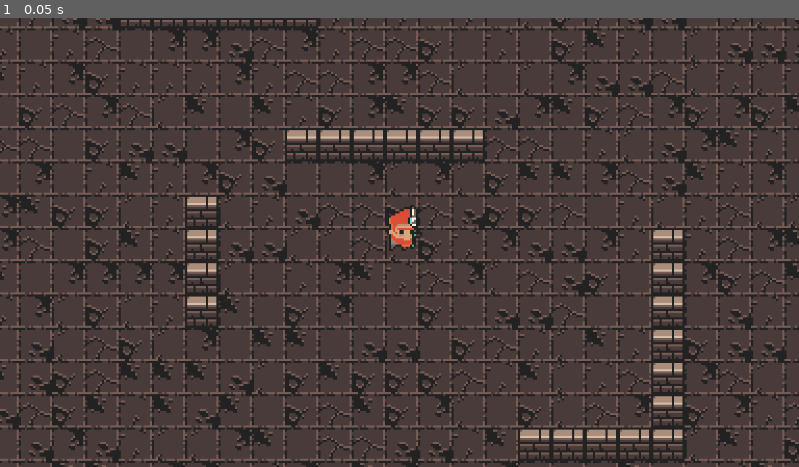
Above: before the commit, frame 1.
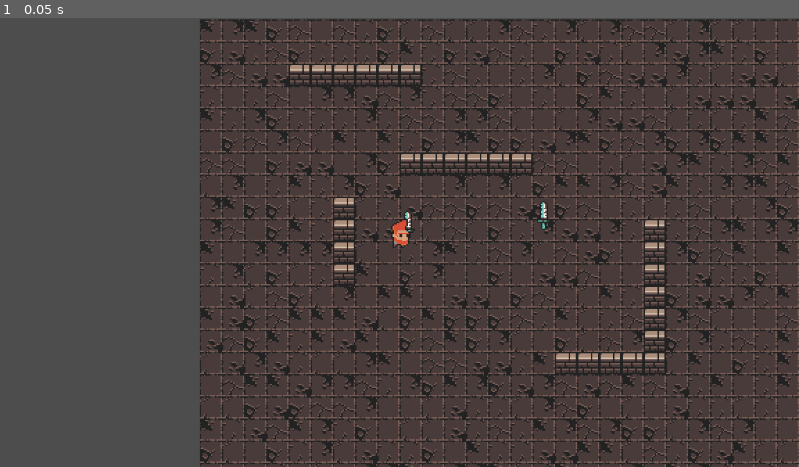
Above: after the commit, the same moment.

Repository: 2BytesGoat/godot-ai
Game: Godot game, scene res://world.tscn
Two runs of this game, one before a commit and one after it. Both use one fixed random seed, a clock stepped at 60 frames per second and the inputs below.
Inputs:
- Up to frame 1 (0.05 s): no input

The runs differ from the first frame. In frame 1, 40% of the frame differs, in the area x 0-100%, y 0-100%.

Commit message:
add logic for pickup

Diff:
--- a/cursor_handler.gd
+++ b/cursor_handler.gd
@@ -2,11 +2,21 @@
 
 @onready var default = preload("res://assets/ui/cursor/hand_small_point.png")
 @onready var ally_cursor = preload("res://assets/ui/cursor/green_hand_small_point.png")
+@onready var pickup_cursor = preload("res://assets/ui/cursor/hand_small_open.png")
+
+var is_unit_selected = false
 
 
+func _on_object_is_mouse_hovered(state: bool, object: Node2D) -> void:
+	if state:
+		if is_unit_selected and object is Weapon:
+			Input.set_custom_mouse_cursor(pickup_cursor)
+		elif object is Unit:
+			Input.set_custom_mouse_cursor(ally_cursor)
 
-func _on_player_is_mouse_hovered(state: Variant) -> void:
-	if state:
-		Input.set_custom_mouse_cursor(ally_cursor)
 	else:
 		Input.set_custom_mouse_cursor(default)
+
+
+func _on_player_is_mouse_selected(state: bool) -> void:
+	is_unit_selected = state
--- /dev/null
+++ b/src/components/command_pickup.gd
@@ -0,0 +1,14 @@
+class_name CommandPickup
+extends Command
+
+
+class Params:
+	var object: Node2D
+
+	func _init(new_object: Node2D) -> void:
+		self.object = new_object
+
+
+func execute(unit: Unit, data: Object = null) -> void:
+	if data is Params:
+		unit.pickup_object(data.object)
--- a/src/components/controller_unit.gd
+++ b/src/components/controller_unit.gd
@@ -5,6 +5,7 @@
 
 var command_move := CommandMove.new()
 var command_attack := CommandAttack.new()
+var command_pickup := CommandPickup.new()
 
 
 func _init(new_unit: Unit) -> void:
--- a/src/items/weapon.gd
+++ b/src/items/weapon.gd
@@ -1,10 +1,28 @@
+class_name Weapon
 extends Node2D
 
 @onready var animation_payer: AnimationPlayer = $AnimationPlayer
+
+var is_hovered: bool = false
+var is_selected: bool = false
+
+signal is_mouse_hovered(state: bool, object: Node2D)
+
 
 
 func start_attack():
 	animation_payer.play("Attack")
 
+
 func stop_attack():
 	animation_payer.play("RESET")
+
+
+func _on_hurtbox_mouse_entered() -> void:
+	is_hovered = true
+	is_mouse_hovered.emit(true, self)
+
+
+func _on_hurtbox_mouse_exited() -> void:
+	is_hovered = false
+	is_mouse_hovered.emit(false, self)
--- a/src/items/weapon.tscn
+++ b/src/items/weapon.tscn
@@ -10,6 +10,9 @@
 [sub_resource type="RectangleShape2D" id="RectangleShape2D_wtyfs"]
 size = Vector2(10, 18)
 
+[sub_resource type="RectangleShape2D" id="RectangleShape2D_2xrap"]
+size = Vector2(10, 25)
+
 [sub_resource type="Animation" id="Animation_mh547"]
 resource_name = "Attack"
 length = 0.4
@@ -17,34 +20,22 @@
 tracks/0/type = "value"
 tracks/0/imported = false
 tracks/0/enabled = true
-tracks/0/path = NodePath(".:position")
+tracks/0/path = NodePath(".:rotation")
 tracks/0/interp = 1
 tracks/0/loop_wrap = true
 tracks/0/keys = {
-"times": PackedFloat32Array(0, 0.1, 0.2, 0.3, 0.4),
-"transitions": PackedFloat32Array(1, 1, 1, 1, 1),
+"times": PackedFloat32Array(0, 0.1, 0.2, 0.4),
+"transitions": PackedFloat32Array(1, 1, 1, 1),
 "update": 0,
-"values": [Vector2(6, -13), Vector2(13, -13), Vector2(15, 5), Vector2(15, -6), Vector2(7, -12)]
+"values": [0.0, 0.610865, 2.35619, 0.0]
 }
 tracks/1/type = "value"
 tracks/1/imported = false
 tracks/1/enabled = true
-tracks/1/path = NodePath(".:rotation")
+tracks/1/path = NodePath("Hitbox/CollisionShape2D:disabled")
 tracks/1/interp = 1
 tracks/1/loop_wrap = true
 tracks/1/keys = {
-"times": PackedFloat32Array(0, 0.1, 0.2, 0.3, 0.4),
-"transitions": PackedFloat32Array(1, 1, 1, 1, 1),
-"update": 0,
-"values": [0.0, 0.436332, 2.0944, 1.0472, 0.0]
-}
-tracks/2/type = "value"
-tracks/2/imported = false
-tracks/2/enabled = true
-tracks/2/path = NodePath("Hitbox/CollisionShape2D:disabled")
-tracks/2/interp = 1
-tracks/2/loop_wrap = true
-tracks/2/keys = {
 "times": PackedFloat32Array(0.1, 0.4),
 "transitions": PackedFloat32Array(1, 1),
 "update": 1,
@@ -56,34 +47,22 @@
 tracks/0/type = "value"
 tracks/0/imported = false
 tracks/0/enabled = true
-tracks/0/path = NodePath(".:position")
+tracks/0/path = NodePath(".:rotation")
 tracks/0/interp = 1
 tracks/0/loop_wrap = true
 tracks/0/keys = {
 "times": PackedFloat32Array(0),
 "transitions": PackedFloat32Array(1),
 "update": 0,
-"values": [Vector2(6, -13)]
+"values": [0.0]
 }
 tracks/1/type = "value"
 tracks/1/imported = false
 tracks/1/enabled = true
-tracks/1/path = NodePath(".:rotation")
+tracks/1/path = NodePath("Hitbox/CollisionShape2D:disabled")
 tracks/1/interp = 1
 tracks/1/loop_wrap = true
 tracks/1/keys = {
-"times": PackedFloat32Array(0),
-"transitions": PackedFloat32Array(1),
-"update": 0,
-"values": [0.0]
-}
-tracks/2/type = "value"
-tracks/2/imported = false
-tracks/2/enabled = true
-tracks/2/path = NodePath("Hitbox/CollisionShape2D:disabled")
-tracks/2/interp = 1
-tracks/2/loop_wrap = true
-tracks/2/keys = {
 "times": PackedFloat32Array(0),
 "transitions": PackedFloat32Array(1),
 "update": 1,
@@ -97,20 +76,33 @@
 }
 
 [node name="Weapon" type="Node2D"]
-z_index = -1
 script = ExtResource("1_2xrap")
 
 [node name="Sprite2D" type="Sprite2D" parent="."]
+position = Vector2(0, -14)
 texture = SubResource("AtlasTexture_wqrgh")
 
 [node name="Hitbox" type="Area2D" parent="."]
+position = Vector2(0, -14)
 
 [node name="CollisionShape2D" type="CollisionShape2D" parent="Hitbox"]
 position = Vector2(0, 1)
 shape = SubResource("RectangleShape2D_wtyfs")
 disabled = true
 
+[node name="Hurtbox" type="Area2D" parent="."]
+position = Vector2(0, -14)
+collision_layer = 8
+collision_mask = 0
+
+[node name="CollisionShape2D" type="CollisionShape2D" parent="Hurtbox"]
+position = Vector2(0, 4.5)
+shape = SubResource("RectangleShape2D_2xrap")
+
 [node name="AnimationPlayer" type="AnimationPlayer" parent="."]
 libraries = {
 &"": SubResource("AnimationLibrary_ct56y")
 }
+
+[connection signal="mouse_entered" from="Hurtbox" to="." method="_on_hurtbox_mouse_entered"]
+[connection signal="mouse_exited" from="Hurtbox" to="." method="_on_hurtbox_mouse_exited"]
--- a/src/player/controller_human.gd
+++ b/src/player/controller_human.gd
@@ -1,13 +1,62 @@
 class_name ControllerHuman
 extends ControllerUnit
+
+var commands_buffer = []
+
+class CommandWrapper:
+	var command
+	var params
+
+	func _init(_command, _params):
+		command = _command
+		params = _params
+
+	func execute(unit):
+		command.execute(unit, params)
+
+
+func _ready() -> void:
+	unit.action_done.connect(_on_action_done)
 
 
 func _input(event: InputEvent) -> void:
 	if event.is_action_released("mouse_right"):
+		commands_buffer = []
+		if unit.is_doing_action():
+			unit.reset()
+
 		var mouse_position = get_global_mouse_position()
 		var navigation_path = TilemapService.get_path_to_global_position(unit.global_position, mouse_position)
 		command_move.execute(unit, CommandMove.Params.new(navigation_path))
+
+		var object = _get_object_under_mouse(mouse_position)
+		if object != null:
+			commands_buffer.append(CommandWrapper.new(command_pickup, CommandPickup.Params.new(object)))
+
 	if event.is_action_pressed("ui_accept"):
+		commands_buffer = []
+		if unit.is_doing_action():
+			unit.reset()
+
 		var mouse_position = get_global_mouse_position()
 		var target_position = TilemapService.get_closest_tile_global_position(mouse_position)
 		command_attack.execute(unit, CommandAttack.Params.new(target_position))
+
+
+func _get_object_under_mouse(mouse_position: Vector2):
+	var space_state = get_world_2d().direct_space_state
+	var query = PhysicsPointQueryParameters2D.new()
+	query.position = mouse_position
+	query.collide_with_areas = true
+	query.collide_with_bodies = true
+	query.collision_mask = 8 # This means pickable object
+
+	var results = space_state.intersect_point(query, 1)
+	if len(results) > 0:
+		return results[0].collider.owner
+	return null
+
+
+func _on_action_done():
+	if len(commands_buffer) > 0:
+		commands_buffer.pop_front().execute(unit)
--- a/src/unit/state_attack.gd
+++ b/src/unit/state_attack.gd
@@ -4,6 +4,7 @@
 
 func enter(_msg := {}) -> void:
 	owner.play_animation(self.name)
+	owner.send_state_update()
 
 
 func on_attack_ended() -> void:
--- a/src/unit/state_idle.gd
+++ b/src/unit/state_idle.gd
@@ -4,3 +4,4 @@
 
 func enter(_msg := {}) -> void:
 	owner.play_animation(self.name)
+	owner.action_done.emit()
--- a/src/unit/state_move.gd
+++ b/src/unit/state_move.gd
@@ -5,6 +5,7 @@
 
 
 func enter(_msg := {}) -> void:
+	next_position = Vector2.INF
 	owner.play_animation(self.name)
 
 
@@ -18,7 +19,3 @@
 		owner.update_facing_position(next_position)
 	# TODO: add smoothing the closer you are to the target
 	owner.global_position = owner.global_position.move_toward(next_position, owner.move_speed * delta)
-
-
-func exit():
-	owner.navigation_path = []
--- a/src/unit/unit.gd
+++ b/src/unit/unit.gd
@@ -1,5 +1,5 @@
+class_name Unit
 extends Node2D
-class_name Unit
 
 @export var camera: Camera2D
 @export var debug: bool = false
@@ -12,14 +12,17 @@
 @onready var animation_player: AnimationPlayer = $AnimationPlayer
 @onready var select_highlight: Line2D = $SelectHighlight
 
+var carries_item: bool = false
 var is_hovered: bool = false
 var is_selected: bool = false
 
 var active_controller: ControllerUnit
 var navigation_path: Array
 
+signal action_done
 signal update_debug_path(path)
-signal is_mouse_hovered(state)
+signal is_mouse_hovered(state: bool, object: Node2D)
+signal is_mouse_selected(state: bool)
 
 
 func _ready() -> void:
@@ -55,6 +58,10 @@
 	state_machine.transition_to("Attack")
 
 
+func pickup_object(object: Node2D) -> void:
+	print(object.name)
+
+
 func play_animation(animation_name: String) -> void:
 	animation_player.play(animation_name)
 
@@ -70,6 +77,15 @@
 		update_debug_path.emit(navigation_path)
 
 
+func is_doing_action():
+	return state_machine.state.name != "Idle"
+
+
+func reset():
+	navigation_path = []
+	state_machine.transition_to("Idle")
+
+
 func _set_selected(value: bool) -> void:
 	is_selected = value
 	if is_selected:
@@ -78,13 +94,14 @@
 	else:
 		clear_controllers()
 		select_highlight.visible = false
+	is_mouse_selected.emit(value)
 
 
 func _on_hurtbox_mouse_entered() -> void:
 	is_hovered = true
-	is_mouse_hovered.emit(true)
+	is_mouse_hovered.emit(true, self)
 
 
 func _on_hurtbox_mouse_exited() -> void:
 	is_hovered = false
-	is_mouse_hovered.emit(false)
+	is_mouse_hovered.emit(false, self)
--- a/src/unit/unit.tscn
+++ b/src/unit/unit.tscn
@@ -76,18 +76,6 @@
 "update": 1,
 "values": [0]
 }
-tracks/1/type = "value"
-tracks/1/imported = false
-tracks/1/enabled = true
-tracks/1/path = NodePath("SpritesContainer/Weapon:position")
-tracks/1/interp = 1
-tracks/1/loop_wrap = true
-tracks/1/keys = {
-"times": PackedFloat32Array(0),
-"transitions": PackedFloat32Array(1),
-"update": 0,
-"values": [Vector2(6, -12)]
-}
 
 [sub_resource type="Animation" id="Animation_fawgm"]
 resource_name = "Move"
@@ -116,7 +104,7 @@
 "times": PackedFloat32Array(0, 0.1, 0.2, 0.3),
 "transitions": PackedFloat32Array(1, 1, 1, 1),
 "update": 1,
-"values": [Vector2(6, -14), Vector2(6, -17), Vector2(6, -14), Vector2(6, -12)]
+"values": [Vector2(6, 0), Vector2(6, -3), Vector2(6, 0), Vector2(6, 2)]
 }
 
 [sub_resource type="Animation" id="Animation_nh3ln"]
@@ -143,7 +131,7 @@
 "times": PackedFloat32Array(0),
 "transitions": PackedFloat32Array(1),
 "update": 0,
-"values": [Vector2(7, -12)]
+"values": [Vector2(6, -3)]
 }
 
 [sub_resource type="AnimationLibrary" id="AnimationLibrary_fawgm"]
@@ -168,8 +156,7 @@
 
 [node name="Weapon" parent="SpritesContainer" instance=ExtResource("3_wtyfs")]
 show_behind_parent = true
-z_index = 0
-position = Vector2(7, -12)
+position = Vector2(6, -3)
 
 [node name="RemoteTransform2D" type="RemoteTransform2D" parent="."]
 
--- a/world.tscn
+++ b/world.tscn
@@ -7,6 +7,7 @@
 [ext_resource type="Texture2D" uid="uid://f2itc0qaldrc" path="res://assets/world/0x72_DungeonTilesetII_v1.7.png" id="3_036b0"]
 [ext_resource type="Texture2D" uid="uid://b2lax2tgjlk4a" path="res://assets/world/atlas_walls_low-16x16.png" id="4_dwbse"]
 [ext_resource type="Script" uid="uid://bt5ri0sxdnsvi" path="res://src/debugger.gd" id="6_dwbse"]
+[ext_resource type="PackedScene" uid="uid://bcoi8gp3l32so" path="res://src/items/weapon.tscn" id="7_ioo17"]
 [ext_resource type="Script" uid="uid://kr1eul7tidw7" path="res://debug_unit_path.gd" id="7_pkg7o"]
 
 [sub_resource type="TileSetAtlasSource" id="TileSetAtlasSource_aqk2v"]
@@ -706,14 +707,12 @@
 sources/0 = SubResource("TileSetAtlasSource_pkg7o")
 
 [node name="World" type="Node2D"]
-y_sort_enabled = true
 script = ExtResource("1_aqk2v")
 
 [node name="CursorHandler" type="Node" parent="."]
 script = ExtResource("2_gbfbk")
 
 [node name="TerrainContainer" type="Node2D" parent="."]
-y_sort_enabled = true
 script = ExtResource("2_aqk2v")
 
 [node name="GroundLayer" type="TileMapLayer" parent="TerrainContainer"]
@@ -725,13 +724,16 @@
 tile_set = SubResource("TileSet_gbfbk")
 
 [node name="ScenesLayer" type="TileMapLayer" parent="TerrainContainer"]
-
-[node name="Player" parent="TerrainContainer/ScenesLayer" node_paths=PackedStringArray("camera") instance=ExtResource("1_f3sb7")]
-position = Vector2(199, 151)
+y_sort_enabled = true
+
+[node name="Unit" parent="TerrainContainer/ScenesLayer" node_paths=PackedStringArray("camera") instance=ExtResource("1_f3sb7")]
+position = Vector2(144, 161)
 camera = NodePath("../../../Camera2D")
 
+[node name="Weapon" parent="TerrainContainer/ScenesLayer" instance=ExtResource("7_ioo17")]
+position = Vector2(248, 151)
+
 [node name="Debugger" type="Node2D" parent="."]
-y_sort_enabled = true
 script = ExtResource("6_dwbse")
 
 [node name="DebugUnitPath" type="Line2D" parent="Debugger"]
@@ -740,7 +742,9 @@
 script = ExtResource("7_pkg7o")
 
 [node name="Camera2D" type="Camera2D" parent="."]
-zoom = Vector2(3, 3)
-
-[connection signal="is_mouse_hovered" from="TerrainContainer/ScenesLayer/Player" to="CursorHandler" method="_on_player_is_mouse_hovered"]
-[connection signal="update_debug_path" from="TerrainContainer/ScenesLayer/Player" to="Debugger" method="_on_player_update_debug_path"]
+zoom = Vector2(2, 2)
+
+[connection signal="is_mouse_hovered" from="TerrainContainer/ScenesLayer/Unit" to="CursorHandler" method="_on_object_is_mouse_hovered"]
+[connection signal="is_mouse_selected" from="TerrainContainer/ScenesLayer/Unit" to="CursorHandler" method="_on_player_is_mouse_selected"]
+[connection signal="update_debug_path" from="TerrainContainer/ScenesLayer/Unit" to="Debugger" method="_on_player_update_debug_path"]
+[connection signal="is_mouse_hovered" from="TerrainContainer/ScenesLayer/Weapon" to="CursorHandler" method="_on_object_is_mouse_hovered"]
Binary file changed: assets/ui/cursor/hand_small_open.png
Not shown, added: src/components/command_pickup.gd.uid
Not shown: 1 places in src/items/weapon.tscn that only renumber resources
Not shown: 1 places in world.tscn that only renumber resources
